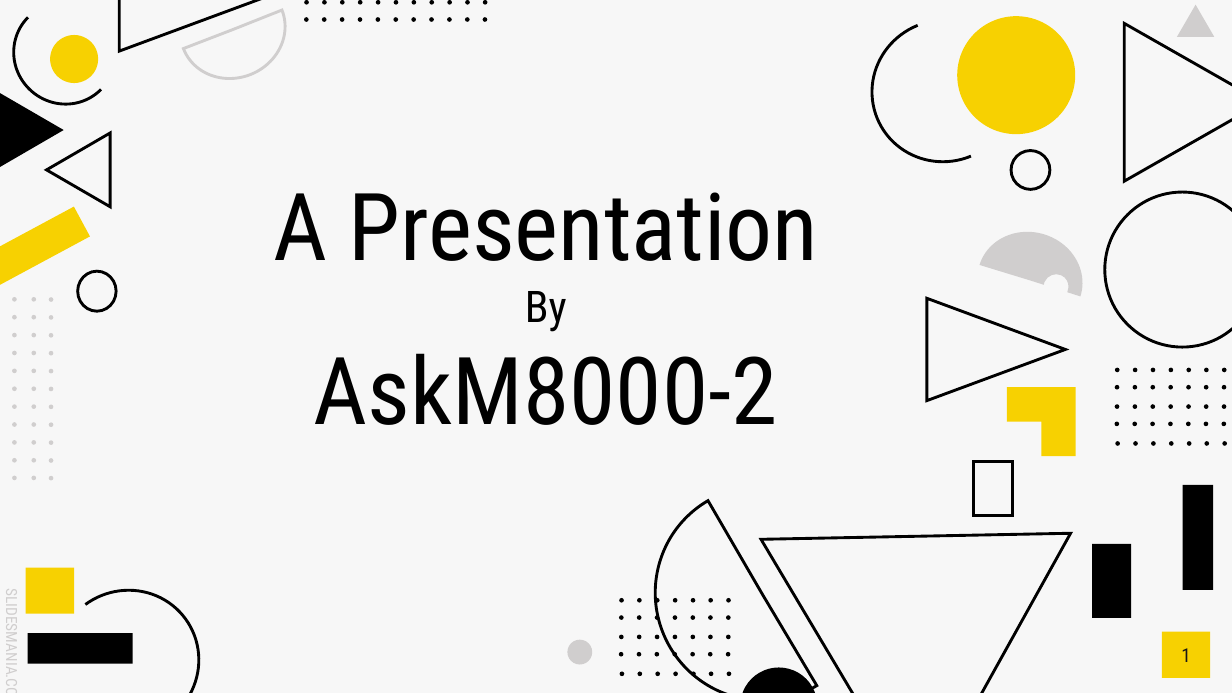
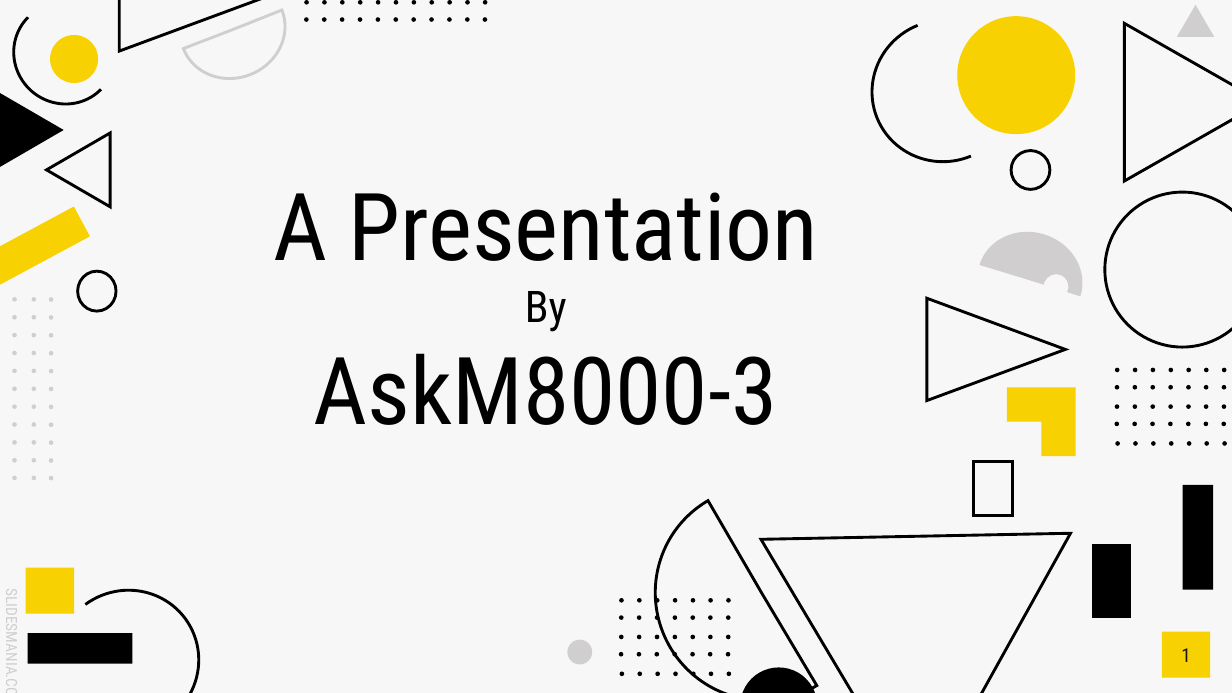
Before and after one commit to CodecoolGlobal/ask-mate-3-python-KisLorand, a slide deck: slide 1 of askm8000.pptx. Drawn at 1232x693 pixels with LibreOffice and Linux fonts; fonts in the diff are those of the drawing. Boxes give left, top, right and bottom in pixels: in the first picture for what was removed or moved away, otherwise in the second. Text is boxed around its words. In the diff, an @@ line names an element or a change of style, - is before the commit and + after.

```diff
--- a/askm8000.pptx
+++ b/askm8000.pptx
@@ text at [273,192,818,425]: text changed @@
-A Presentation
-By
-AskM8000-2
+A Presentation
+By
+AskM8000-3
```
Also in this commit, not shown: 7 other slides changed, 2 slides added, 4 other files.
